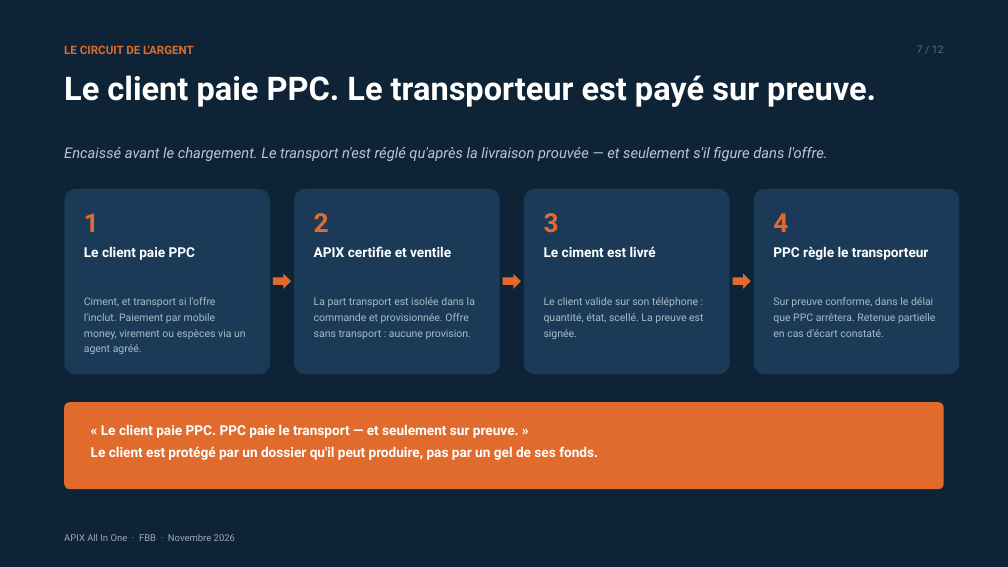
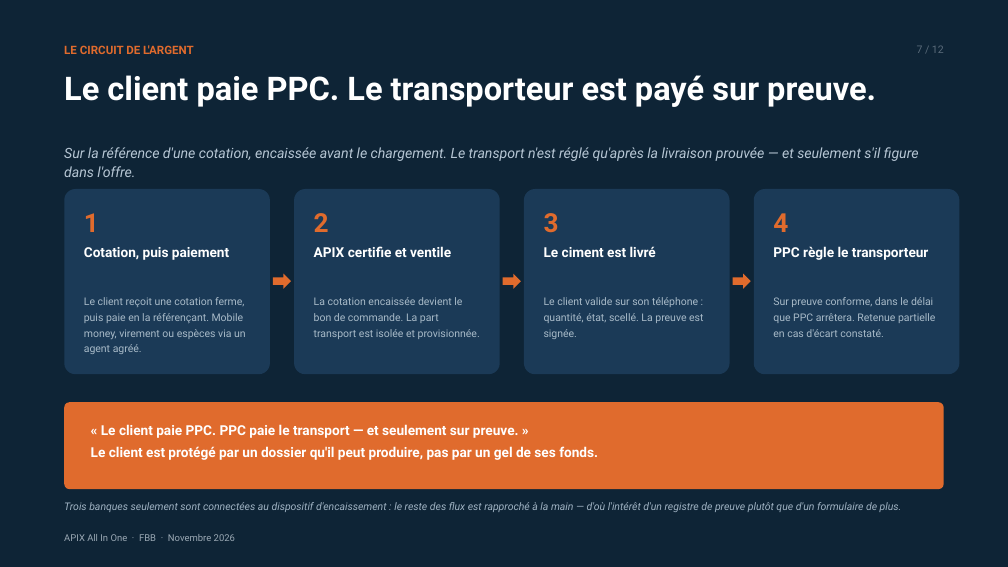
Before and after one commit to dilevembamu12/fbb-ppc-apix, a slide deck: slide 7 of dist/pptx/APIX-All-In-One-12-slides-PPC.pptx. Drawn at 1008x567 pixels with LibreOffice and Linux fonts; fonts in the diff are those of the drawing. Boxes give left, top, right and bottom in pixels: in the first picture for what was removed or moved away, otherwise in the second. Text is boxed around its words. In the diff, an @@ line names an element or a change of style, - is before the commit and + after.

Commit message:
Chiffres PPC integres : 15-20 % de flux digitaux, couverture bancaire, ordre cotation-paiement-bon

```diff
--- a/dist/pptx/APIX-All-In-One-12-slides-PPC.pptx
+++ b/dist/pptx/APIX-All-In-One-12-slides-PPC.pptx
@@ text at (64,147,919,177): text changed; size 14 to 13.5 pt @@
-Encaissé avant le chargement. Le transport n'est réglé qu'après la livraison prouvée — et seulement s'il figure dans l'offre.
+Sur la référence d'une cotation, encaissée avant le chargement. Le transport n'est réglé qu'après la livraison prouvée — et seulement s'il figure dans l'offre.
@@ text at (84,247,229,260): text changed @@
-Le client paie PPC
+Cotation, puis paiement
@@ text at (84,297,246,354): text changed @@
-Ciment, et transport si l'offre l'inclut. Paiement par mobile money, virement ou espèces via un agent agréé.
+Le client reçoit une cotation ferme, puis paie en la référençant. Mobile money, virement ou espèces via un agent agréé.
@@ text at (314,297,480,339): text changed @@
-La part transport est isolée dans la commande et provisionnée. Offre sans transport : aucune provision.
+La cotation encaissée devient le bon de commande. La part transport est isolée et provisionnée.
@@ text added at (64,502,902,512), 10 pt, text #9FB2C2, italic @@
+Trois banques seulement sont connectées au dispositif d'encaissement : le reste des flux est rapproché à la main — d'où l'intérêt d'un registre de preuve plutôt que d'un formulaire de plus.
```
Also in this commit, not shown: 4 other slides changed, 24 other files.
